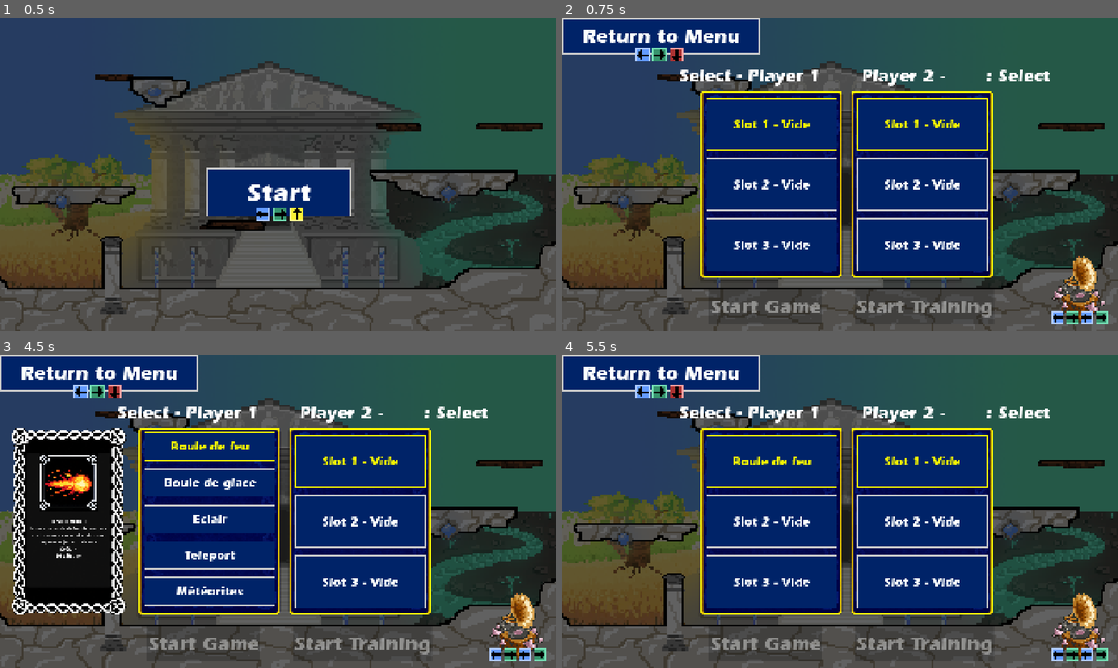
Above: before the commit, frames 1-4 (two rows, left to right).
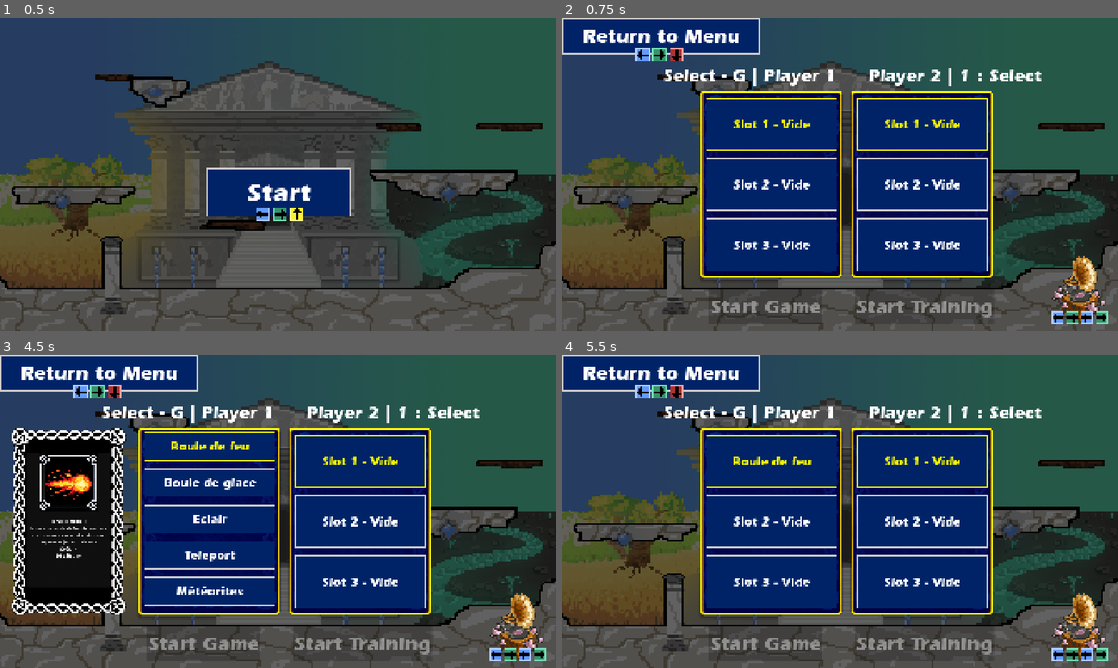
Above: after the commit, the same moments.

Repository: Luciferui/tldr
Game: Godot game, scene res://Scenes/main_menu.tscn
The game is run twice, just before and just after one commit, with the same random seed, the same clock (stepped at 60 frames per second) and the same inputs. Sound files missing from this copy of the repository are replaced by a short silence.
Inputs (mouse positions are in pixels of both pictures, inside the frame that each line leads up to):
- Up to frame 1 (0.5 s): no input
- Up to frame 2 (0.75 s): click "Start" at 0.5 s
- Up to frame 3 (4.5 s): click "Return to Menu" at 1.25 s; click "Start" at 2 s; click (517, 627) at 2.75 s; click "Return to Spell list" at 3.5 s; tap Enter at 4.25 s; hold D (p1_right) from 4.28 s (still down); tap G (p1_heavy) at 4.35 s
- Up to frame 4 (5.5 s): keep holding D (p1_right); tap Space (jump) at 4.52, 5, 5.27 s; tap Shift (p1_dodge) at 5.1 s; tap G (p1_heavy) at 5.3 s

Frame 1 is identical in both runs. In frame 2, 1.4% of the frame differs, in the area x 18-88%, y 16-22%; in frame 3, 1.4%; in frame 4, 1.4%.

Commit message:
Indication de quel bouton pour select dans le menu + Correction du bug qui n'affichait pas "P1 is KO" en jeu

Diff:
--- a/Scenes/level.tscn
+++ b/Scenes/level.tscn
@@ -298,12 +298,23 @@
 Player2 = NodePath("../Player2")
 reload_speed = 0.05
 
-[node name="Announcements" type="Control" parent="DeathSkull" unique_id=1431261167]
+[node name="CollisionShape2D" type="CollisionShape2D" parent="DeathSkull" unique_id=520652917]
+position = Vector2(0, 30)
+shape = SubResource("RectangleShape2D_ssidi")
+
+[node name="Sprite2D" type="Sprite2D" parent="DeathSkull" unique_id=846682657]
+scale = Vector2(0.04, 0.04)
+texture = ExtResource("12_ha31o")
+
+[node name="AnimationPlayer" type="AnimationPlayer" parent="DeathSkull" unique_id=1691414561]
+libraries/ = SubResource("AnimationLibrary_c7le1")
+
+[node name="Announcements" type="Control" parent="." unique_id=1431261167]
 top_level = true
 layout_mode = 3
 anchors_preset = 0
 
-[node name="RichTextLabel" type="RichTextLabel" parent="DeathSkull/Announcements" unique_id=282078720]
+[node name="RichTextLabel" type="RichTextLabel" parent="Announcements" unique_id=282078720]
 layout_mode = 1
 anchors_preset = 8
 anchor_left = 0.5
@@ -323,16 +334,5 @@
 text = "P1 is KO!"
 horizontal_alignment = 1
 
-[node name="CollisionShape2D" type="CollisionShape2D" parent="DeathSkull" unique_id=520652917]
-position = Vector2(0, 30)
-shape = SubResource("RectangleShape2D_ssidi")
-
-[node name="Sprite2D" type="Sprite2D" parent="DeathSkull" unique_id=846682657]
-scale = Vector2(0.04, 0.04)
-texture = ExtResource("12_ha31o")
-
-[node name="AnimationPlayer" type="AnimationPlayer" parent="DeathSkull" unique_id=1691414561]
-libraries/ = SubResource("AnimationLibrary_c7le1")
-
 [connection signal="body_entered" from="DeathSkull" to="DeathSkull" method="_on_body_entered"]
 [connection signal="body_exited" from="DeathSkull" to="DeathSkull" method="_on_body_exited"]
--- a/Scenes/spell_select_menu.tscn
+++ b/Scenes/spell_select_menu.tscn
@@ -221,7 +221,7 @@
 offset_right = 964.0
 offset_bottom = 240.0
 theme = ExtResource("3_l6vtl")
-text = " Select - Player 1"
+text = " Select - G | Player 1"
 horizontal_alignment = 1
 vertical_alignment = 1
 
@@ -232,7 +232,7 @@
 offset_right = 1678.0
 offset_bottom = 241.0
 theme = ExtResource("3_l6vtl")
-text = "Player 2 -       : Select"
+text = "Player 2 | 1 : Select"
 horizontal_alignment = 1
 vertical_alignment = 1
 
--- a/Scenes/training_level.tscn
+++ b/Scenes/training_level.tscn
@@ -242,6 +242,9 @@
 position = Vector2(115, 32)
 texture = ExtResource("12_i68la")
 
+[node name="Sandbag" parent="." unique_id=731463083 instance=ExtResource("11_k11pi")]
+collision_layer = 8
+
 [node name="Player" parent="." unique_id=2123069804 node_paths=PackedStringArray("opponent") instance=ExtResource("10_1fpgv")]
 position = Vector2(-50, 95)
 collision_layer = 2
@@ -261,8 +264,5 @@
 dodge_action = &"p2_dodge"
 opponent = NodePath("../Sandbag")
 
-[node name="Sandbag" parent="." unique_id=731463083 instance=ExtResource("11_k11pi")]
-collision_layer = 8
-
 [connection signal="pressed" from="MainMenuButton" to="." method="_on_main_menu_button_pressed"]
 [connection signal="pressed" from="ControlsButton" to="." method="_on_controls_button_pressed"]
--- a/Scripts/death_gong.gd
+++ b/Scripts/death_gong.gd
@@ -2,7 +2,7 @@
 @export var Player1: Player
 @export var Player2: Player
 @export var reload_speed: float = 1.
-@onready var announcements: RichTextLabel = $Announcements/RichTextLabel
+@onready var announcements: RichTextLabel = $"../Announcements/RichTextLabel"
 var announcement_tween: Tween
 var current_announcement: String = ""
 var is_p1_activated = false
